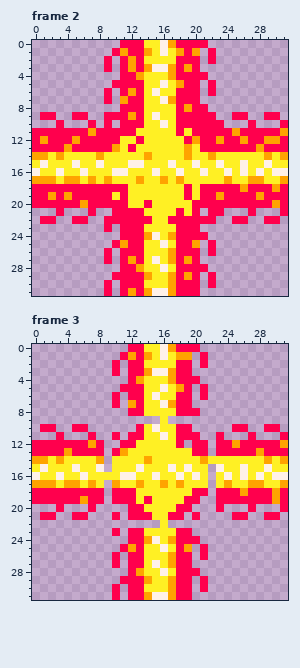
A pixel-art file gets an edit: minigames-collection/Assets/bomber assets/center_explosion.ase. This is how it looked before the edit.
32x32 pixels, 6 frames. Shown: frame 2, frame 3. The commit also changed other frames, which this record leaves out.
Now the later version:
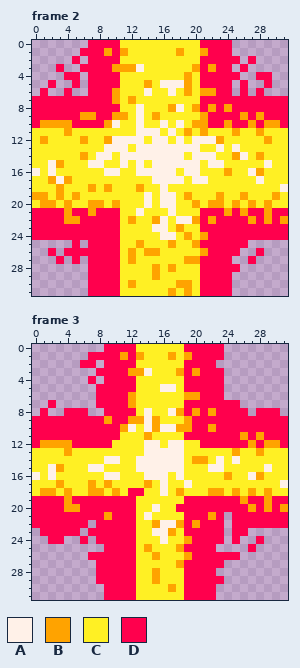
Palette (. is transparent): A #fff1e8  B #ffa300  C #fff024  D #ff004d
The edit:
Changed rows in their new state; - is an unchanged pixel.
Frame 2:
first column x 0:
 0 -------DDDDCCC--CCCCC-DDD-------
 1 ------DDDB--CCC-C--CCB-DD-------
 2 -----D-DD-DCCC----CCCD-DDD-D----
 3 ---D--DDD-BB-ACCCCCCBDBDD-D-----
 4 ----DD-DDDDCCC---CCBC-DDDD--DD--
 5 --D--D-DDD-CCCB--AABCD-DD-D--D--
 6 -D--D--DD-BCCCAC-ACBCBBDD-D-D---
 7 DDDDDDDDD-BCBC--CCCCCDDDDDDDDDDD
 8 DDDDDDDDDDDCCA---BACB-BDBDDDDDDD
 9 D--DD-BBD-BBCA-B--CCCB-DD-BDB--D
10 DBBBBDD-DBACCA----ACBB--BDDBDBB-
11 CCCCBCCCCCCCCAAA-ACBCBCCC-CCBCCC
12 C-CCCCBCCBAAAA-AA-ACAAA-CCCCC-CC
13 CCCCCCCCCAAACAAAAAAAACCACACCCCCC
14 CC-C--B-AA-AAAAAAAACAAA--BA-BC-C
15 -CAB-C-A---AC--AA-AA--A---C-----
16 --AC--C--A-C-AA-AACAAC--B-CAB-CC
17 CC-A-C-C-C---C-AAAA-AA--C--CA--C
18 CCCBCCCBCBCC-B--A--C-CCCCCCCCCCA
19 BBCBCBCCCC-C--A-AA-B-CC-CCBCCCBC
20 CBBCBCCBBCBC--A-AA--BCBBCBCBCBCC
21 DDD-BDDBDD-CCA---AC-CD--BDB-DBD-
22 D--DBB-DD--CBCCBACAAB-BDD--BDB-B
23 DDDDDDDDD-DCCC-AA-BCCDDDDDDDDDDD
24 DDDDDDDDDDDCCCCCAACBCBDDDDDDDDDD
25 -----D-DDD-CCB--CBCC-D-DDDD-----
26 --D-DDDDD-DCBCBB-CCCCB-DDD--D---
27 ---D-D-DD-DC-C-C-CC-BDDDD--D----
28 -------DDDDCCC-BCBCCC-DDDD------
29 -------DDD-CCCCB-CCCCD-DD-------
30 -------DD-DCBC---CBBCD-DD-------
31 -------DD-DCCCCCC-CBCDDDD-------
Frame 3:
first column x 0:
 0 ---------DDD-C--CCC--DDD--------
 1 -------DDDDBDBC-CBC-D-DD--------
 2 ------DD-D-D-C----C-D-D---------
 3 --------DD-DBBACCCB-BDDD--------
 4 -------D-DDD-C---CC--DDD--------
 5 --------DDD--C---AC-D-DD--------
 6 --------DD-DBC-C--CBB-DD--------
 7 --D-----DD-D-C--CCC-DDDDDD------
 8 -D--DDD--DDD-CA--AB-BDBDDDD-DDD-
 9 DDDDDDDDDBDDBBAB-CCBDDDDDDDDDDDD
10 D--DD--DDDDBACABAABBDDBDD--DD--D
11 DDD-DDD-DD-CCCB-C-C--DD-DDB-BDD-
12 -BBBB--D-DCCC-AA-AACC-D--D-B-BBD
13 CCCC-CCCCCCC--AAAAA-CCCCCBCC-CCC
14 CC-C----CAA--AAAAAA-B--A-A---C-C
15 -CAB-C-A-C----AAA-AC--A---C-----
16 --AC--C--AACC-A-A---C-C-B-CAB-CC
17 CCCBCC---BC--CB-A-CA--C-C--CC--A
18 CBBCBCCBBCBC-D--A-B-CCBBCBCBCBCC
19 ----B-D--D----C------DD---B--BD-
20 DDD-BBD-DDDD-C-A----DDD-DDDBDBDB
21 D--DD--DDB-D-CA--CCD-DBD---DD--D
22 DDDDDDD-DDDDDCCBAABDBDDD-DDDDDDD
23 -DDDDD-DDD-D-C-AABC-DDDD-DD-----
24 --DD--D-DDDD-CCCACCB-DDD-D--D---
25 ---------DD-DCB-C-BDD-D----D----
26 -------DDD-D-C-B-CCBD-DDDD------
27 --------DD-D-C-C-CB-DDDD--------
28 --------DDDD-C-BC-C--DD---------
29 --------DDD--CCB-CC-D-DD--------
30 ---------D-D-C----C-D-D---------
31 ---------D-D-CCCCCC-DDD---------
Changed places in both pictures, as pixel boxes (x1, y1, x2, y2):
changed: (32, 40, 288, 296)
changed: (32, 344, 288, 600)
